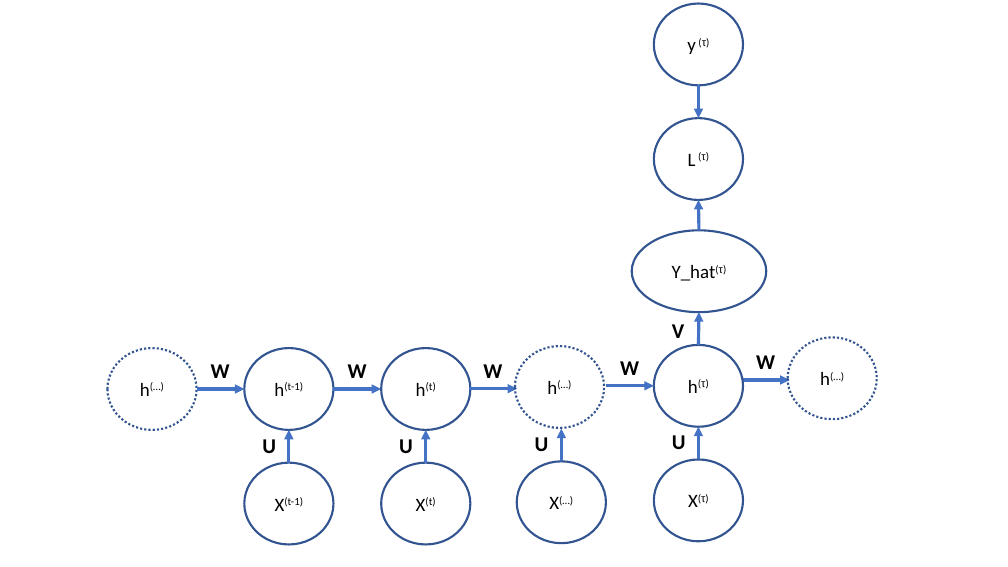
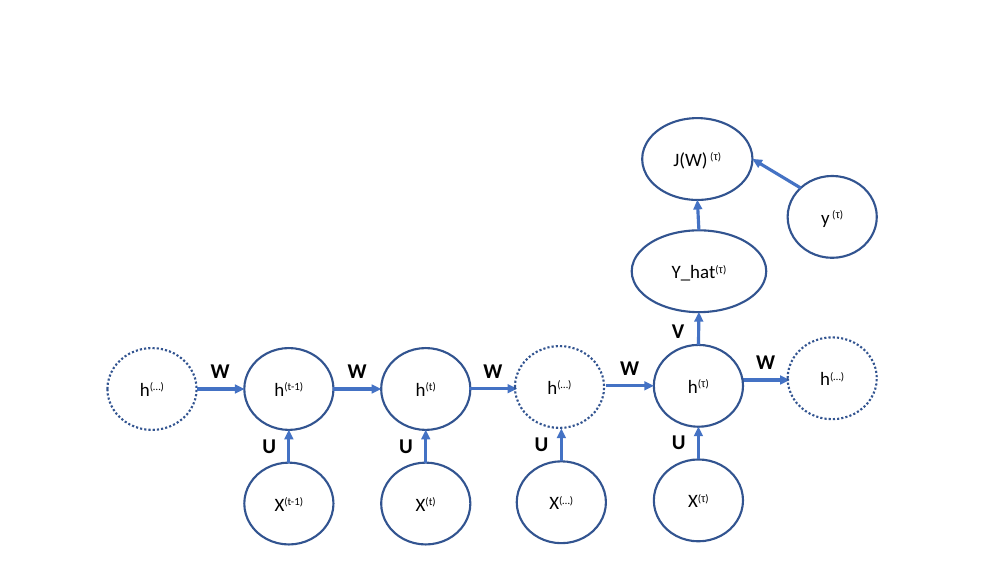
Before and after one commit to StephenElston/MachineLearning530, a slide deck: slide 4 of Lesson5/img/Recurrent-Figures.pptx (slide 3 before the commit). Drawn at 1008x567 pixels with LibreOffice and Linux fonts; fonts in the diff are those of the drawing. Boxes give left, top, right and bottom in pixels: in the first picture for what was removed or moved away, otherwise in the second. Text is boxed around its words. In the diff, an @@ line names an element or a change of style, - is before the commit and + after.

```diff
--- a/Lesson5/img/Recurrent-Figures.pptx
+++ b/Lesson5/img/Recurrent-Figures.pptx
@@ ellipse "J(W) (τ)": place and size @@
-ellipse "J(W) (τ)" at (654,118,743,200)
+ellipse "J(W) (τ)" at (642,118,752,200)
@@ text in ellipse at (673,152,721,169): text changed @@
-L (τ)
+J(W) (τ)
@@ arrow moved from (699, 85) - (699, 118) to (801, 188) - (752, 159) @@
@@ ellipse "y (τ)": place and size @@
-ellipse "y (τ)" at (654,4,743,85)
+ellipse "y (τ)" at (788,176,877,258)
```
Also in this commit, not shown: 4 other slides changed, 3 slides added, 2 other files.
